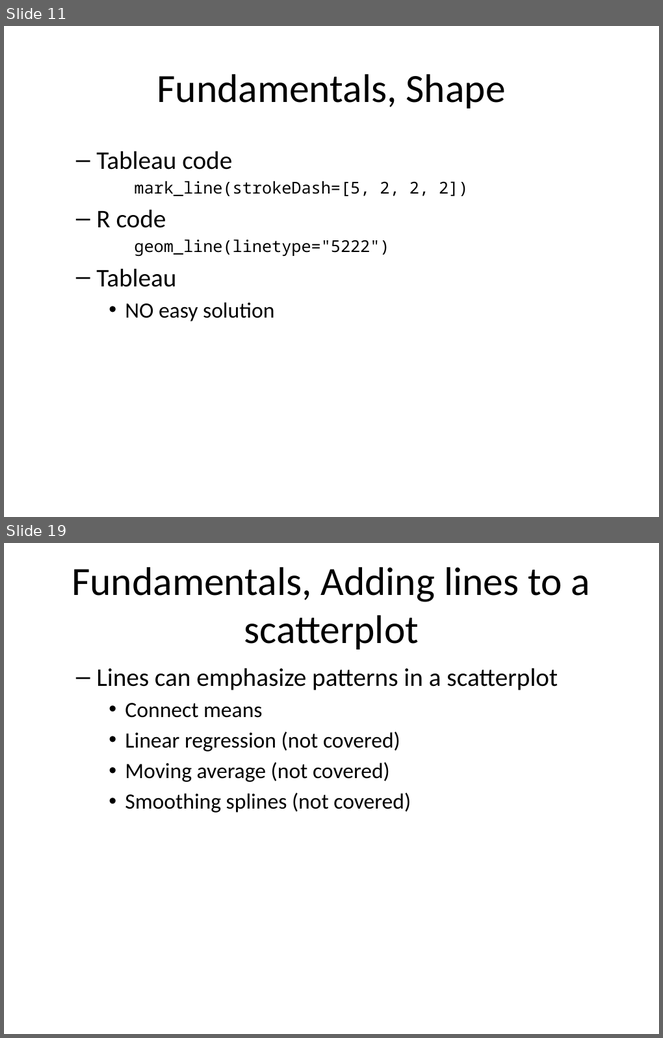
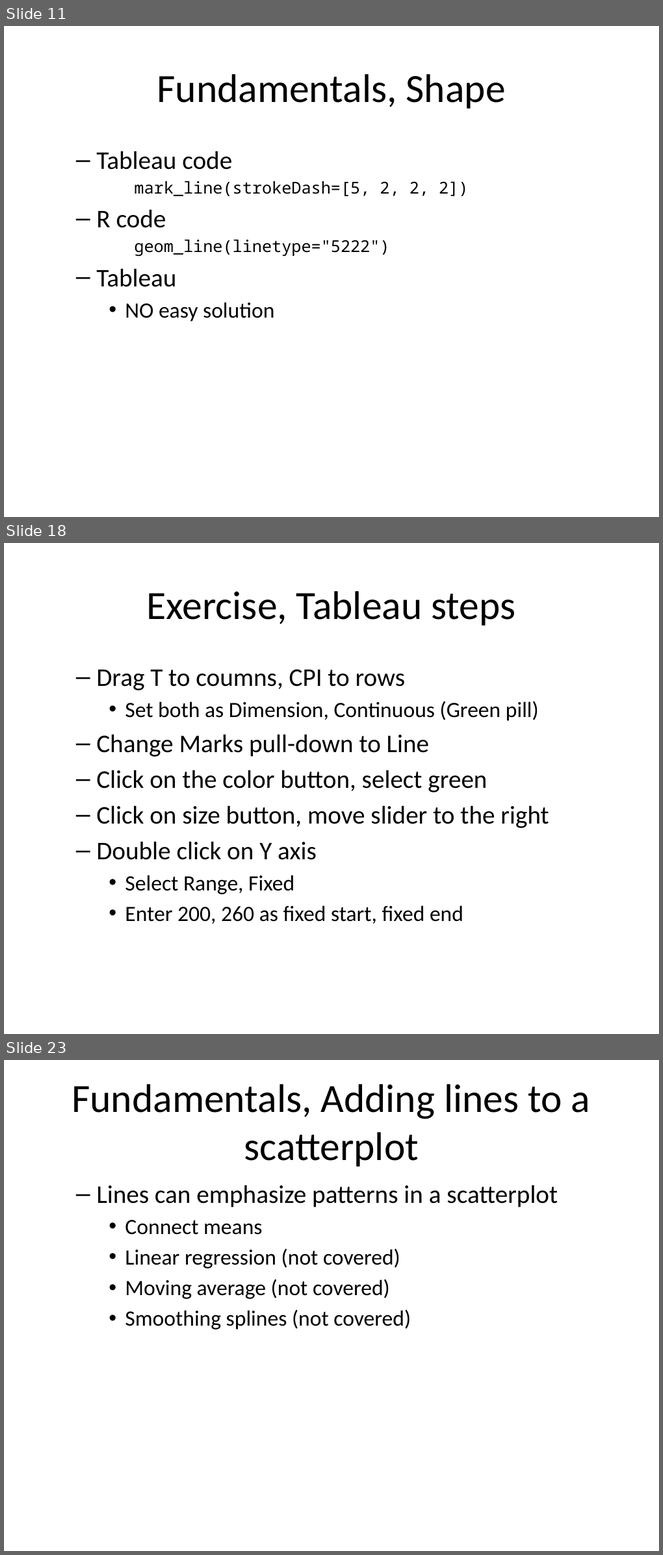
Before and after one commit to pmean/data-visualization, a slide deck: data-viz-03/component/fundamentals.pptx. Shown one above the other, each under a label of ours: slides 11 and 19 before the commit, slides 11, 18 and 23 after it; the slides between them are not shown. The pictures are 663x1038 and 663x1555 pixels, drawn with LibreOffice and Linux fonts; fonts in the diff are those of the drawing. Boxes give left, top, right and bottom in pixels: in the first picture for what was removed or moved away, otherwise in the second. Text is boxed around its words. In the diff, an @@ line names an element or a change of style, - is before the commit and + after.

Commit message:
Started multi-line graphs in data-viz-03

```diff
--- a/data-viz-03/component/fundamentals.pptx
+++ b/data-viz-03/component/fundamentals.pptx
@@ slide 18 added at <box>4,543,659,1034</box>, background #FFFFFF @@
@@ title added at <box>147,591,516,626</box>, 44 pt, text #000000 @@
+Exercise, Tableau steps
@@ text added at <box>96,669,549,924</box>, 28 pt, text #000000 @@
+  – Drag T to coumns, CPI to rows
+    • Set both as Dimension, Continuous (Green pill)
+  – Change Marks pull-down to Line
+  – Click on the color button, select green
+  – Click on size button, move slider to the right
+  – Double click on Y axis
+    • Select Range, Fixed
+    • Enter 200, 260 as fixed start, fixed end
@@ what was slide 19 is now slide 23 @@
```
Also in this commit, not shown: 5 slides changed, 4 other slides added, 1 slide removed, 9 other files.
